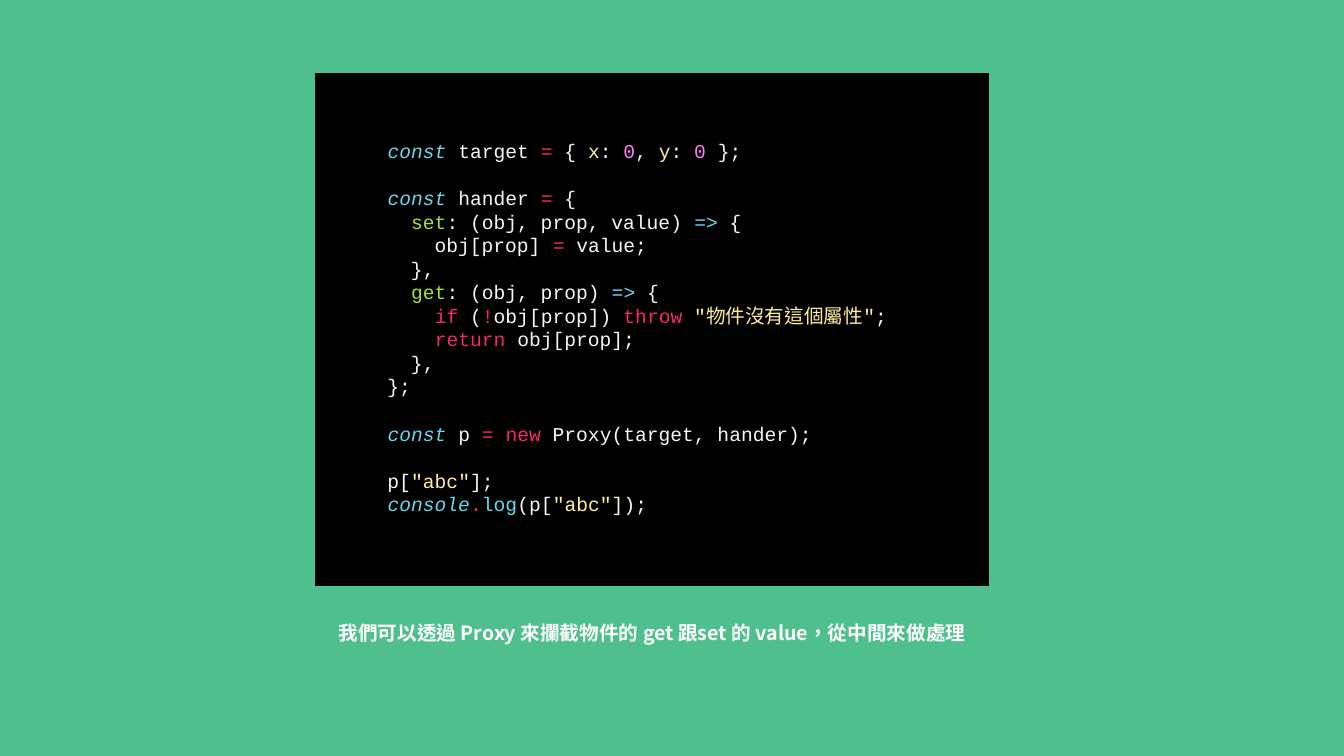
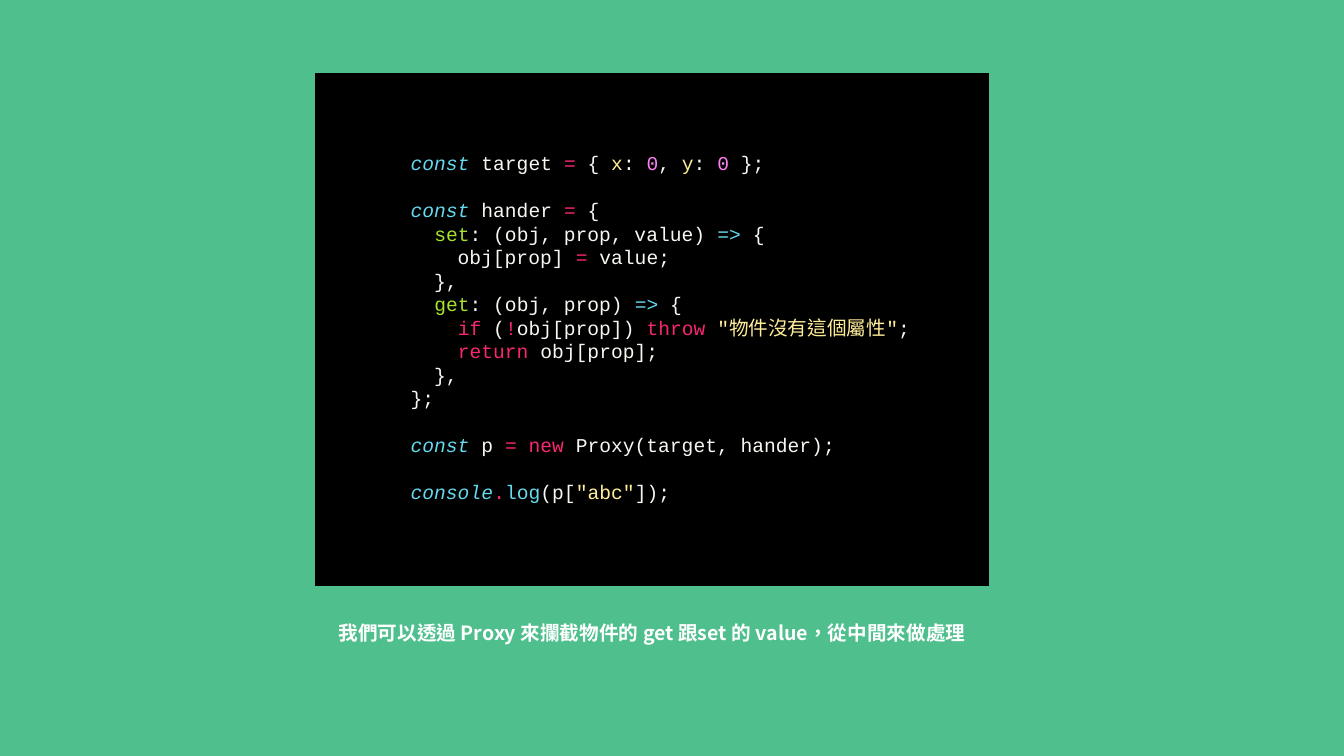
Before and after one commit to MikeOnlineCourse/Vue3_Course_Recharge_Example, a slide deck: slide 3 of Recharge.pptx. Drawn at 1344x756 pixels with LibreOffice and Linux fonts; fonts in the diff are those of the drawing. Boxes give left, top, right and bottom in pixels: in the first picture for what was removed or moved away, otherwise in the second. Text is boxed around its words. In the diff, an @@ line names an element or a change of style, - is before the commit and + after.

Commit message:
add ppt

```diff
--- a/Recharge.pptx
+++ b/Recharge.pptx
@@ text "const target = { x: ...": place and size @@
-text "const target = { x: ..." at box(387, 145, 887, 515)
+text "const target = { x: ..." at box(411, 157, 910, 503)
@@ text at box(387, 474, 493, 492): paragraph removed @@
-p["abc"];
```
